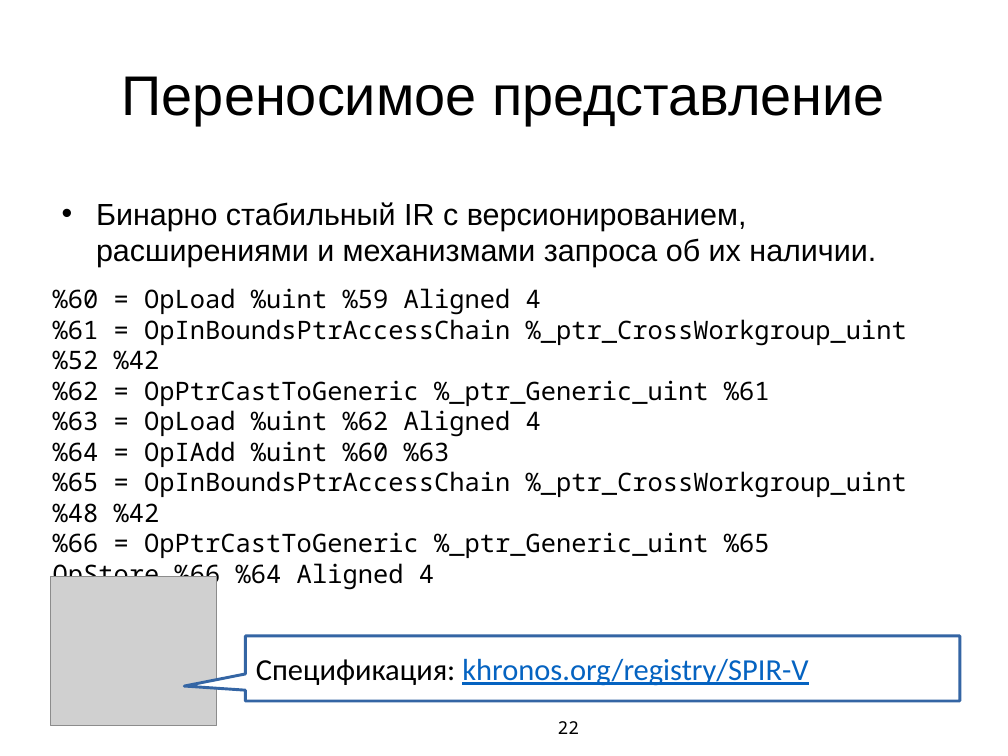
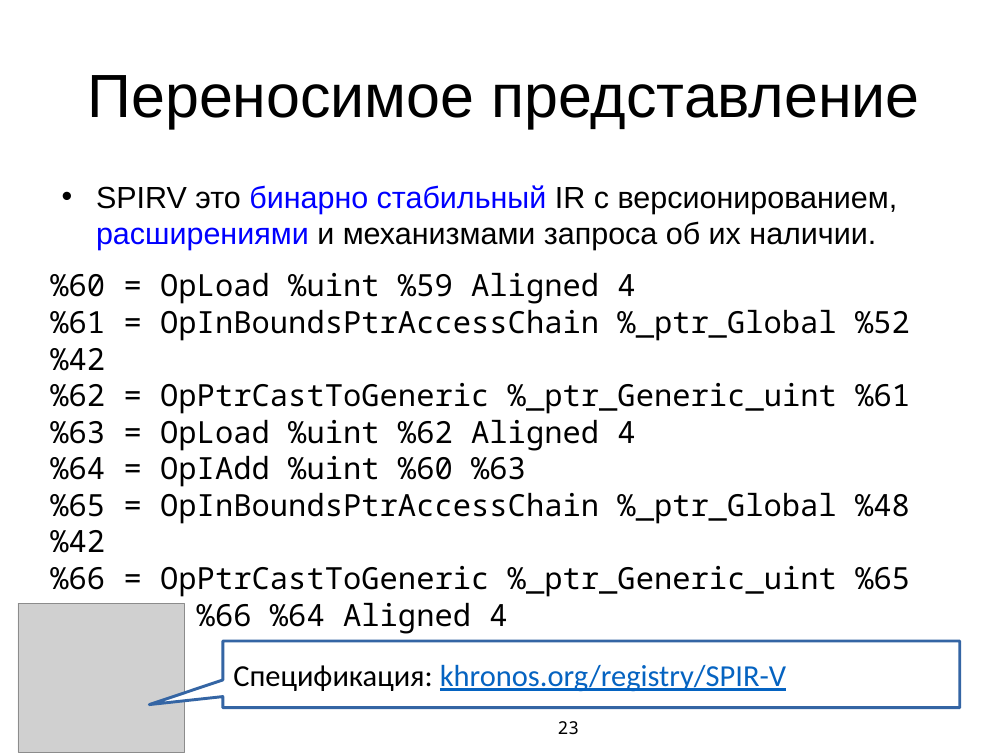
Before and after one commit to MIPT-ILab/cpp-lects-rus, a slide deck: slide 23 of other_lects/toolchain_lect/slides/graphics_toolchain_complete_ppt.pptx (slide 22 before the commit). Drawn at 1008x756 pixels with LibreOffice and Linux fonts; fonts in the diff are those of the drawing; grey boxes stand for pictures. Boxes give left, top, right and bottom in pixels: in the first picture for what was removed or moved away, otherwise in the second. Text is boxed around its words. In the diff, an @@ line names an element or a change of style, - is before the commit and + after.

```diff
--- a/other_lects/toolchain_lect/slides/graphics_toolchain_complete_ppt.pptx
+++ b/other_lects/toolchain_lect/slides/graphics_toolchain_complete_ppt.pptx
@@ title "Переносимое представление" at (87, 75, 919, 128): size 44 to 48 pt @@
@@ text at (96, 185, 898, 250): text changed @@
-• Бинарно стабильный IR с версионированием, расширениями и механизмами запроса об их наличии.
+• SPIRV это бинарно стабильный IR с версионированием, расширениями и механизмами запроса об их наличии.
@@ text at (50, 272, 910, 634): text changed; size 20 to 24 pt @@
-%60 = OpLoad %uint %59 Aligned 4
-%61 = OpInBoundsPtrAccessChain %_ptr_CrossWorkgroup_uint %52 %42
-%62 = OpPtrCastToGeneric %_ptr_Generic_uint %61
-%63 = OpLoad %uint %62 Aligned 4
-%64 = OpIAdd %uint %60 %63
-%65 = OpInBoundsPtrAccessChain %_ptr_CrossWorkgroup_uint %48 %42
-%66 = OpPtrCastToGeneric %_ptr_Generic_uint %65
-OpStore %66 %64 Aligned 4
+%60 = OpLoad %uint %59 Aligned 4
+%61 = OpInBoundsPtrAccessChain %_ptr_Global %52 %42
+%62 = OpPtrCastToGeneric %_ptr_Generic_uint %61
+%63 = OpLoad %uint %62 Aligned 4
+%64 = OpIAdd %uint %60 %63
+%65 = OpInBoundsPtrAccessChain %_ptr_Global %48 %42
+%66 = OpPtrCastToGeneric %_ptr_Generic_uint %65
+OpStore %66 %64 Aligned 4
@@ picture: place and size @@
-picture at (50, 577, 217, 726)
+picture at (18, 604, 185, 753)
@@ freeform shape "Спецификация: khronos.org/registry/SPIR-V": place and size @@
-freeform shape "Спецификация: khronos.org/registry/SPIR-V" at (245, 636, 960, 701)
+freeform shape "Спецификация: khronos.org/registry/SPIR-V" at (223, 641, 960, 708)
@@ page number at (558, 721, 579, 734): text changed @@
-22
+23
```
Also in this commit, not shown: 12 other slides changed, 14 slides added, 4 slides removed, 3 other files.
